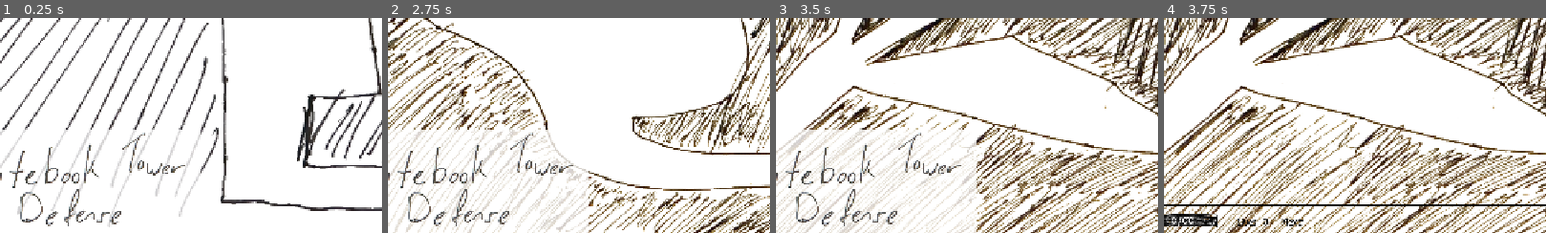
Above: before the commit, frames 1-4 (left to right).
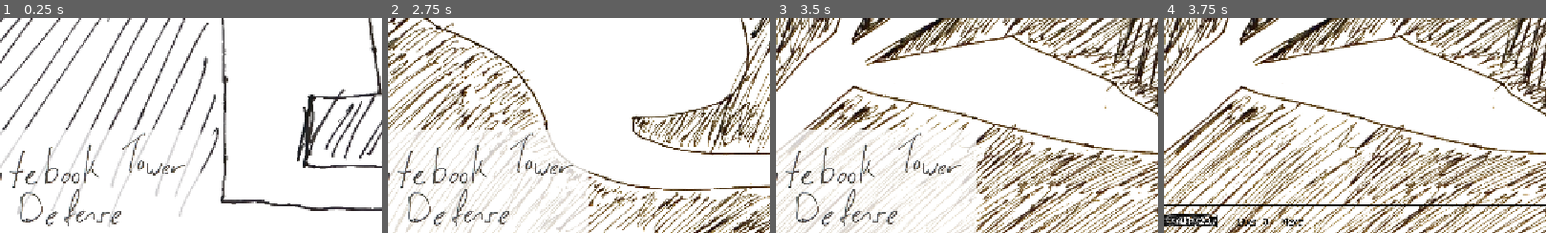
Above: after the commit, the same moments.

Repository: OzuYatamutsu/notebook-tower-defense
Game: Godot game, scene res://levels/MapSelect.tscn
Two runs of this game, one before a commit and one after it. Both use one fixed random seed, a clock stepped at 60 frames per second and the inputs below.
Inputs:
- Up to frame 1 (0.25 s): no input
- Up to frame 2 (2.75 s): click "Cool S" at 0.5 s; click "FE Lite" at 1.25 s; click "Digestion" at 2 s
- Up to frame 3 (3.5 s): click "Splits" at 2.75 s
- Up to frame 4 (3.75 s): click "Load map" at 3.5 s
The pictures show only the part of the screen within x 7-57%, y 50-100%; the shares and areas given below are measured in that part.

Frames 1-3 are identical in both runs. In frame 4, 0.2% of the frame differs, in the area x 2-12%, y 92-97%.
Error in both runs: Invalid call. Nonexistent function 'set_max_value' in base 'Control (WaveMeter)'. (res://levels/level.gd:34)

Commit message:
Use updated method to pull value from component to display on UI

Diff:
--- a/components/game_state.gd
+++ b/components/game_state.gd
@@ -67,10 +67,10 @@
 
     PLAYER_MONEY_REMAINING = PLAYER_STARTING_MONEY
     MONEY_METER = get_tree().get_first_node_in_group(MONEY_METER_GROUP)
-    MONEY_METER.set_value(PLAYER_MONEY_REMAINING)
+    MONEY_METER.update_value_text()
 
     LIVES_METER = get_tree().get_first_node_in_group(LIVES_METER_GROUP)
-    LIVES_METER.set_value(PLAYER_LIVES_REMAINING)
+    LIVES_METER.update_value_text()
 
     TOWER_PLACEMENT_SHADOW = get_tree().get_first_node_in_group(TOWER_PLACEMENT_SHADOW_GROUP)
 
@@ -92,13 +92,13 @@
 
 func add_money(value: int) -> void:
     PLAYER_MONEY_REMAINING += value
-    MONEY_METER.set_value(PLAYER_MONEY_REMAINING)
+    MONEY_METER.update_value_text()
 
 func deduct_money(value: int) -> void:
     PLAYER_MONEY_REMAINING -= value
     if PLAYER_MONEY_REMAINING <= 0:
         PLAYER_MONEY_REMAINING = 0
-    MONEY_METER.set_value(PLAYER_MONEY_REMAINING)
+    MONEY_METER.update_value_text()
 
 func _input(event) -> void:
     if event.is_action_pressed("ui_pause_resume"):
@@ -133,7 +133,7 @@
         return
 
     PLAYER_LIVES_REMAINING -= 1
-    LIVES_METER.set_value(PLAYER_LIVES_REMAINING)
+    LIVES_METER.update_value_text()
     print(
         "Took damage! Remaining health: "
         + str(PLAYER_LIVES_REMAINING)
--- a/levels/level.gd
+++ b/levels/level.gd
@@ -45,7 +45,7 @@
 
 func start_wave() -> void:
     CURRENT_WAVE_NUM += 1
-    WAVE_METER.set_value(CURRENT_WAVE_NUM)
+    WAVE_METER.update_value_text()
     CURRENT_WAVE_TIMER.start()
     WAVE_METER.WaveTimerUI.set_max_time(CURRENT_WAVE_TIMER.wait_time)
     WAVE_METER.WaveTimerUI.enable()
